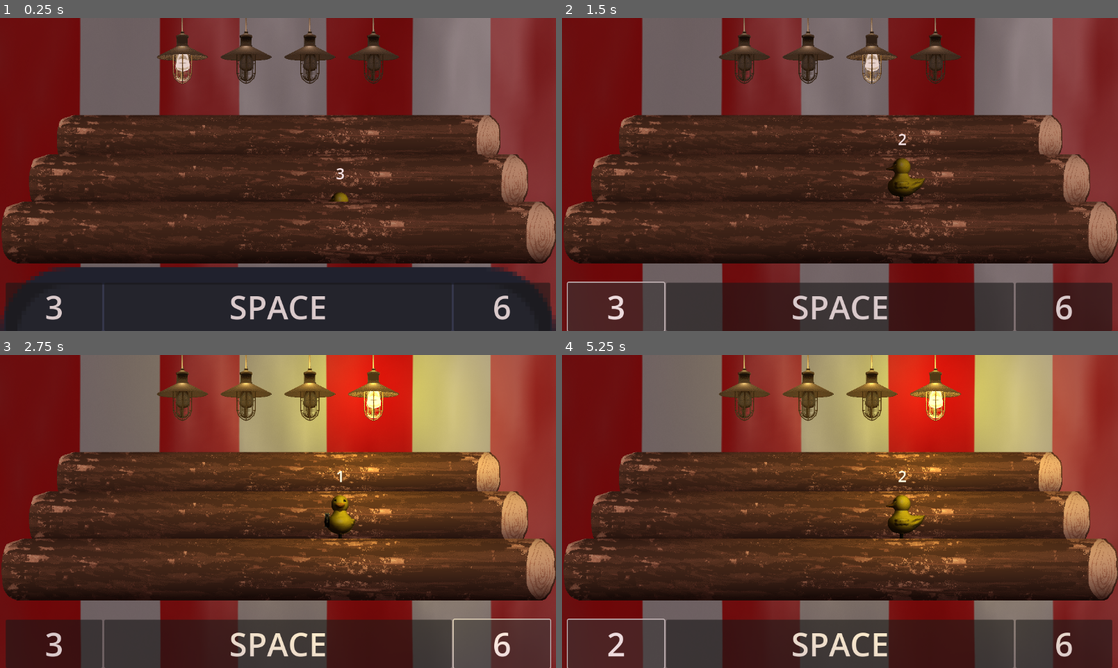
Above: before the commit, frames 1-4 (two rows, left to right).
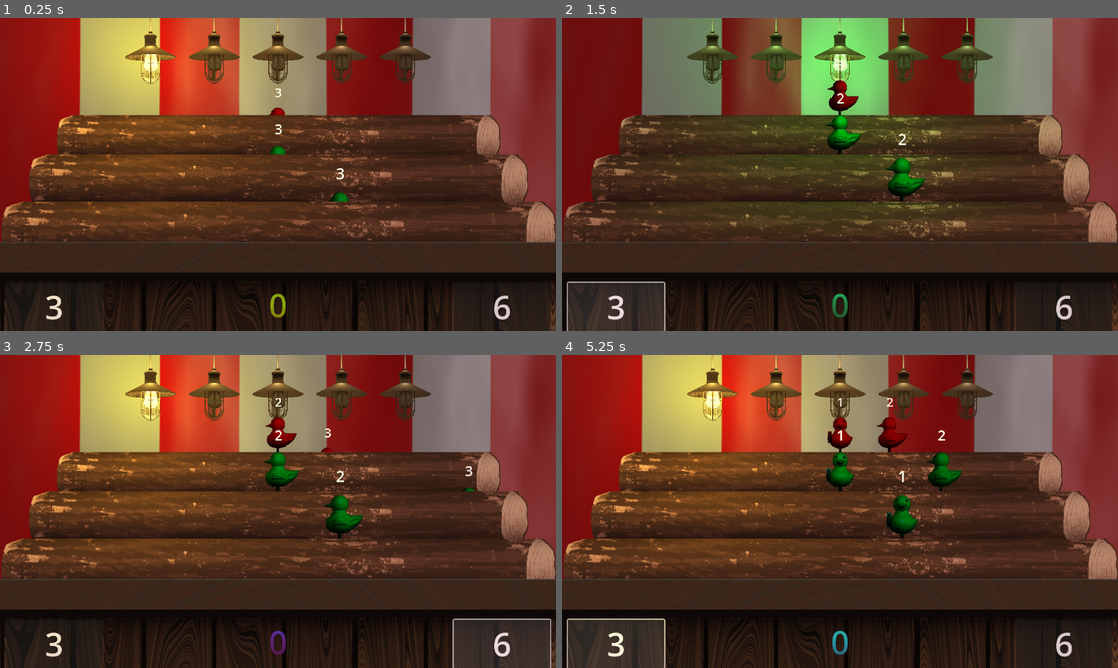
Above: after the commit, the same moments.

Repository: MmmGarlicFingers/ShootingGallery
Game: Godot game, scene res://Levels/debug.tscn
The game is run twice, just before and just after one commit, with the same random seed, the same clock (stepped at 60 frames per second) and the same inputs. The engine's default icon, where the game draws it, is replaced by a stand-in: a white triangle on a blue panel in a dark square.
Inputs (mouse positions are in pixels of both pictures, inside the frame that each line leads up to):
- Up to frame 1 (0.25 s): no input
- Up to frame 2 (1.5 s): click (840, 305) at 0.5 s, where only the run before the commit has a clickable "SPACE"; click "3" at 1.25 s
- Up to frame 3 (2.75 s): click "6" at 2 s
- Up to frame 4 (5.25 s): click "3" at 2.75 s; click (840, 642) at 3.5 s, where only the run before the commit has a clickable "SPACE"; click "2" (after the commit: "3") at 4.25 s; click "2" (after the commit: "3") at 5 s

The runs differ from the first frame. In frame 1, 46% of the frame differs, in the area x 0-100%, y 0-100%; in frame 2, 37%; in frame 3, 63%; in frame 4, 63%.

Commit message:
Many changes

Diff:
--- a/ShootingGallery/Levels/debug.tscn
+++ b/ShootingGallery/Levels/debug.tscn
@@ -1,39 +1,39 @@
 [gd_scene load_steps=7 format=3 uid="uid://dlsjo54gv3xcc"]
 
-[ext_resource type="Texture2D" uid="uid://crrmkvkf1xqqk" path="res://assets/circus_background_render.png" id="1_gorgo"]
 [ext_resource type="PackedScene" uid="uid://dg60odwhtjrho" path="res://Scenes/player.tscn" id="1_h1fl4"]
-[ext_resource type="Texture2D" uid="uid://dhirmwhww1jcj" path="res://assets/circus_background_normal.png" id="2_hytce"]
+[ext_resource type="Texture2D" uid="uid://crrmkvkf1xqqk" path="res://assets/circus_background_render.png" id="1_woek4"]
+[ext_resource type="Texture2D" uid="uid://dhirmwhww1jcj" path="res://assets/circus_background_normal.png" id="2_2ktor"]
 [ext_resource type="PackedScene" uid="uid://b5dk3wd4h1wn0" path="res://Scenes/Level Elements/beat.tscn" id="3_0q1tn"]
 [ext_resource type="PackedScene" uid="uid://dmhcpvkfajo2t" path="res://Scenes/Level Elements/row.tscn" id="3_dqpy7"]
 
-[sub_resource type="CanvasTexture" id="CanvasTexture_h2m6d"]
-diffuse_texture = ExtResource("1_gorgo")
-normal_texture = ExtResource("2_hytce")
+[sub_resource type="CanvasTexture" id="CanvasTexture_0rotx"]
+diffuse_texture = ExtResource("1_woek4")
+normal_texture = ExtResource("2_2ktor")
 
 [node name="Debug" type="Node2D"]
 
 [node name="Background" type="Sprite2D" parent="."]
 position = Vector2(-0.222167, 2.88486e-05)
 scale = Vector2(0.6, 0.6)
-texture = SubResource("CanvasTexture_h2m6d")
+texture = SubResource("CanvasTexture_0rotx")
 
 [node name="Beat" parent="." instance=ExtResource("3_0q1tn")]
-BPM = 80.0
-LIGHTS_BIN = "0101"
+BPM = 120.0
+LIGHTS_BIN = "YBGBR"
 
 [node name="Row3" parent="." instance=ExtResource("3_dqpy7")]
 position = Vector2(0, -72)
 scale = Vector2(0.8, 0.8)
-sequence = "001 10 102 0002 2 22"
+sequence = "RR GG YY 2Y"
 
 [node name="Row2" parent="." instance=ExtResource("3_dqpy7")]
 position = Vector2(0, 16)
 scale = Vector2(0.9, 0.9)
-sequence = "001 01010 01 002 22 22"
+sequence = "GG R Y Y"
 
 [node name="Row" parent="." instance=ExtResource("3_dqpy7")]
 position = Vector2(0, 120)
-sequence = "1 001 01 1 2 2 2 22"
+sequence = "G R Y 2R"
 
 [node name="Player" parent="." instance=ExtResource("1_h1fl4")]
 anchors_preset = 8
--- a/ShootingGallery/Scenes/Components/barrier_component.gd
+++ b/ShootingGallery/Scenes/Components/barrier_component.gd
@@ -5,7 +5,7 @@
 
 # Called when the node enters the scene tree for the first time.
 func _ready():
-	pass # Replace with function body.
+	$Sprite2D.position.y = 360
 
 func _duck():
 	anim_player.play("Duck")
--- a/ShootingGallery/Scenes/Components/barrier_component.tscn
+++ b/ShootingGallery/Scenes/Components/barrier_component.tscn
@@ -1,7 +1,7 @@
 [gd_scene load_steps=6 format=3 uid="uid://noma0in8bafj"]
 
-[ext_resource type="Texture2D" uid="uid://b8ngsd0hvq7vk" path="res://icon.svg" id="1_hxqhd"]
 [ext_resource type="Script" path="res://Scenes/Components/barrier_component.gd" id="1_yl52a"]
+[ext_resource type="Texture2D" uid="uid://dow1xno7djghp" path="res://assets/barrier.png" id="2_03akt"]
 
 [sub_resource type="Animation" id="Animation_fa600"]
 resource_name = "Duck"
@@ -16,7 +16,7 @@
 "times": PackedFloat32Array(0, 0.1),
 "transitions": PackedFloat32Array(1, 0.5),
 "update": 0,
-"values": [Vector2(0, 832), Vector2(0, 64)]
+"values": [Vector2(0, 360), Vector2(0, 64)]
 }
 tracks/1/type = "value"
 tracks/1/imported = false
@@ -68,9 +68,9 @@
 script = ExtResource("1_yl52a")
 
 [node name="Sprite2D" type="Sprite2D" parent="."]
+light_mask = 0
 position = Vector2(0, 448)
-scale = Vector2(9, 9)
-texture = ExtResource("1_hxqhd")
+texture = ExtResource("2_03akt")
 
 [node name="AnimationPlayer" type="AnimationPlayer" parent="Sprite2D"]
 libraries = {
--- a/ShootingGallery/Scenes/Components/hitbox_component.gd
+++ b/ShootingGallery/Scenes/Components/hitbox_component.gd
@@ -6,27 +6,16 @@
 
 @export var blocks_shots: bool = false
 
-var vulnerable = false
-
 signal hit
 signal suppressed
 
 func _ready():
-	SignalBus.connect("go", set_vulnerable)
-	SignalBus.connect("stop", set_not_vulnerable)
 	$ShotArea.blocks_shots = blocks_shots
 	remove_child(hitbox)
 	shot_area.add_child(hitbox)
 
 func on_hit():
-	if vulnerable:
-		hit.emit()
+	hit.emit()
 
 func on_suppressed():
 	suppressed.emit()
-
-func set_vulnerable():
-	vulnerable = true
-
-func set_not_vulnerable():
-	vulnerable = false
--- a/ShootingGallery/Scenes/Level Elements/beat.gd
+++ b/ShootingGallery/Scenes/Level Elements/beat.gd
@@ -1,12 +1,18 @@
 extends Control
 
 @export var BPM: float = 60
-@export var LIGHTS_BIN: String = "0001"
+@export var LIGHTS_BIN: String = "BBBB"
 var MAX_BEATS
 var timer
 var interval
 var lights = []
 var cur_light = 0
+var colours = {
+	"G": SignalBus.COLOURS.GREEN,
+	"R": SignalBus.COLOURS.RED,
+	"B": SignalBus.COLOURS.BLACK,
+	"Y": SignalBus.COLOURS.YELLOW
+}
 
 # Called when the node enters the scene tree for the first time.
 func _ready():
@@ -20,8 +26,7 @@
 
 	for i in MAX_BEATS:
 		lights.append(load("res://Scenes/Level Elements/light.tscn").instantiate())
-		if LIGHTS_BIN[i] == "1":
-			lights[i].shoot = true
+		lights[i].colour = colours[LIGHTS_BIN[i]]
 		light_box.add_child(lights[i])
 
 	lights[0].turn_on()
@@ -32,14 +37,12 @@
 
 func _on_timer_timeout():
 	SignalBus.beat.emit()
+	SignalBus.stop.emit()
 	lights[cur_light].turn_off()
 	cur_light += 1
 	if cur_light == MAX_BEATS:
 		cur_light = 0
 		SignalBus.new_cycle.emit()
 	lights[cur_light].turn_on()
-	if lights[cur_light].shoot:
-		SignalBus.go.emit()
-	else:
-		SignalBus.stop.emit()
+	SignalBus.go.emit(lights[cur_light].colour)
 	timer.start(interval)
--- a/ShootingGallery/Scenes/Level Elements/enemy_path.gd
+++ b/ShootingGallery/Scenes/Level Elements/enemy_path.gd
@@ -1,11 +1,6 @@
 extends PathFollow2D
 
 var speed = 100 #px per second
-var loops = true
 # Called every frame. 'delta' is the elapsed time since the previous frame.
 func _process(delta):
 	progress += speed * delta
-	if !loops:
-		if progress_ratio >= 0.97:
-			progress_ratio = 1.0
-			set_process(false)
--- a/ShootingGallery/Scenes/Level Elements/light.gd
+++ b/ShootingGallery/Scenes/Level Elements/light.gd
@@ -3,20 +3,24 @@
 @export var shoot: bool = false
 var image
 @onready var light = $PointLight2D
-
+var colours = {
+	SignalBus.COLOURS.BLACK : Color.BLACK,
+	SignalBus.COLOURS.YELLOW : Color.YELLOW,
+	SignalBus.COLOURS.GREEN : Color.GREEN,
+	SignalBus.COLOURS.RED : Color.RED,
+}
+var colour #To be compared to signal bus's COLOURS enum
 # Called when the node enters the scene tree for the first time.
 func _ready():
 	image = $TextureRect
+	light.color = colours[colour]
 
 
 
 func turn_on():
 	light.enabled = true
 	image.texture = preload("res://assets/light_on.png")
-	if shoot:
-		light.color = Color.YELLOW
-	else:
-		light.color = Color.BLACK
+
 
 func turn_off():
 	image.texture = preload("res://assets/light_off.png")
--- a/ShootingGallery/Scenes/Level Elements/row.gd
+++ b/ShootingGallery/Scenes/Level Elements/row.gd
@@ -1,37 +1,63 @@
 extends Node2D
 
-@export var sequence: String = "000"
+@export var sequence: String = "00"
 var cur_enemy = 0
 var spawner
+
+signal done
+
 # Called when the node enters the scene tree for the first time.
 func _ready():
 	SignalBus.connect("new_cycle", new_cycle)
 	new_cycle()
 
 func new_cycle():
-	choose_spawner()
+	if cur_enemy >= len(sequence):
+		if get_child_count() <= 0:
+			done.emit()
+	else:
+		var spawn_num = 0
+		var spawn_colour = null
+		while true:
+			match sequence[cur_enemy]: #Ghetto fallthrough
+				" ":
+					if get_num_enemies() < 1:
+						cur_enemy += 1
+						continue
+					else:
+						return
+				"2":
+					spawn_num = 2
+					cur_enemy += 1
+					continue
+				"Y":
+					spawn_colour = SignalBus.COLOURS.YELLOW
+				"G":
+					spawn_colour = SignalBus.COLOURS.GREEN
+				"R":
+					spawn_colour = SignalBus.COLOURS.RED
 
-	if cur_enemy >= len(sequence):
-		pass
-	else:
-		if sequence[cur_enemy] == " ":
-			if get_num_enemies() < 1:
-				cur_enemy += 1
-			else:
-				return
-		if sequence[cur_enemy] == "1":
-			spawner.spawn_enemy()
-		elif sequence[cur_enemy] == "2":
-			spawner.spawn_enemy()
+			if spawn_colour != null:
+				if spawn_num == 0:
+					spawn_num = 1
+				break
+
+		for i in range(spawn_num):
 			choose_spawner()
-			spawner.spawn_enemy()
-
+			spawner.spawn_enemy(spawn_colour)
 
 	cur_enemy += 1
 
 func choose_spawner():
-	var spawner_list = $Spawners.get_children()
-	spawner = spawner_list.pick_random()
+	while true: #This makes sure that two ducks won't be placed in the same static path
+		var spawner_list = $Spawners.get_children()
+		spawner = spawner_list.pick_random()
+		var dest_node = spawner.destination
+		if !spawner.path_loops and dest_node.get_child_count() > 1:
+			continue
+		else:
+			break
+
 
 func get_num_enemies():
 	var num = 0
--- a/ShootingGallery/Scenes/Level Elements/row.tscn
+++ b/ShootingGallery/Scenes/Level Elements/row.tscn
@@ -55,6 +55,20 @@
 path_loops = false
 dest_path = NodePath("../../Paths/Path2D3")
 
+[node name="Spawner4" parent="Spawners" instance=ExtResource("2_xuktr")]
+position = Vector2(448, 0)
+cycles = false
+spawn_interval = 3
+path_loops = false
+dest_path = NodePath("../../Paths/Path2D4")
+
+[node name="Spawner5" parent="Spawners" instance=ExtResource("2_xuktr")]
+position = Vector2(448, 0)
+cycles = false
+spawn_interval = 3
+path_loops = false
+dest_path = NodePath("../../Paths/Path2D5")
+
 [node name="Paths" type="Node2D" parent="."]
 
 [node name="Path2D" type="Path2D" parent="Paths"]
@@ -62,6 +76,14 @@
 
 [node name="Path2D2" type="Path2D" parent="Paths"]
 curve = SubResource("Curve2D_iuxiy")
+
+[node name="Path2D5" type="Path2D" parent="Paths"]
+position = Vector2(-128, 0)
+curve = SubResource("Curve2D_1edx1")
+
+[node name="Path2D4" type="Path2D" parent="Paths"]
+position = Vector2(-256, 0)
+curve = SubResource("Curve2D_1edx1")
 
 [node name="Path2D3" type="Path2D" parent="Paths"]
 curve = SubResource("Curve2D_1edx1")
--- a/ShootingGallery/Scenes/Level Elements/spawner.gd
+++ b/ShootingGallery/Scenes/Level Elements/spawner.gd
@@ -16,12 +16,13 @@
 	if cycles:
 		beat -= 1
 		if beat == 0:
-			spawn_enemy()
+			spawn_enemy([SignalBus.COLOURS.YELLOW, SignalBus.COLOURS.GREEN].pick_random())
 			beat = spawn_interval
 
-func spawn_enemy():
+func spawn_enemy(colour):
 	var enemy_scene = load("./Scenes/enemy.tscn")
 	var enemy = enemy_scene.instantiate()
+	enemy.set_colour(colour)
 	var path = PathFollow2D.new()
 
 	destination.add_child(path)
@@ -30,7 +31,7 @@
 	path.rotation_degrees = 0
 	path.set_process(true)
 	if !path_loops:
-		path.loops = false
+		path.loop = false
 
 	path.add_child(enemy)
 	return enemy
--- /dev/null
+++ b/ShootingGallery/Scenes/UI/score_ui.gd
@@ -0,0 +1,13 @@
+extends RichTextLabel
+var score = 0
+
+func _ready():
+	SignalBus.connect("score_add", add_score)
+
+func add_score(amount):
+	score += amount
+	update()
+
+func update():
+	text = "[center]" + str(score)
+	$AnimationPlayer.play("score")
--- a/ShootingGallery/Scenes/enemy.gd
+++ b/ShootingGallery/Scenes/enemy.gd
@@ -2,6 +2,8 @@
 
 var health
 var gun
+var vulnerable = false
+var colour #To be compared to signal bus's COLOURS enum
 
 # Called when the node enters the scene tree for the first time.
 func _ready():
@@ -9,18 +11,23 @@
 	gun = $ShootComponent
 
 	SignalBus.connect("go", shoot_countdown)
+	SignalBus.connect("stop", set_vulnerable_false)
 
-func shoot_countdown():
-	gun.countdown()
+func shoot_countdown(light_colour):
+	if light_colour == colour:
+		gun.countdown()
+		vulnerable = true
 	if gun.count == 1:
 		$Sprite2D.texture = load("res://Scenes/textures/duck.tres")
 
 
 func _on_hitbox_component_hit():
-	health.damage(1)
+	if vulnerable:
+		health.damage(1)
 
 
 func _on_health_component_dead():
+	SignalBus.score_add.emit(100)
 	get_parent().queue_free()
 	queue_free()
 
@@ -34,9 +41,26 @@
 
 func _on_hitbox_component_suppressed():
 	gun.reset()
+	$Sprite2D.texture = load("res://Scenes/textures/duck_side.tres")
 	pass
 
 
 func _on_shoot_effect_timer_timeout():
 	$Sprite2D.texture = load("res://Scenes/textures/duck_side.tres")
 	$PointLight2D.enabled = false
+
+func set_vulnerable_true():
+	vulnerable = true
+
+func set_vulnerable_false():
+	vulnerable = false
+
+func set_colour(new_colour): #Must take in a Signal Bus COLOURS
+	colour = new_colour
+	match colour:
+		SignalBus.COLOURS.GREEN:
+			$Sprite2D.material = preload("res://Shaders/green.tres")
+		SignalBus.COLOURS.RED:
+			$Sprite2D.material = preload("res://Shaders/red.tres")
+		SignalBus.COLOURS.YELLOW:
+			$Sprite2D.material = null
--- a/ShootingGallery/Scenes/enemy.tscn
+++ b/ShootingGallery/Scenes/enemy.tscn
@@ -1,10 +1,12 @@
-[gd_scene load_steps=9 format=3 uid="uid://cniak7ddufyh5"]
+[gd_scene load_steps=10 format=3 uid="uid://cniak7ddufyh5"]
 
 [ext_resource type="Script" path="res://Scenes/enemy.gd" id="1_263cq"]
 [ext_resource type="Texture2D" uid="uid://bpjtwe114q64w" path="res://Scenes/textures/duck_side.tres" id="2_jdc1e"]
 [ext_resource type="PackedScene" uid="uid://d21a4cau1jn46" path="res://Scenes/Components/hitbox_component.tscn" id="3_ebv3y"]
 [ext_resource type="PackedScene" uid="uid://c1hq7x2xqu7i6" path="res://Scenes/Components/health_component.tscn" id="4_gc06g"]
 [ext_resource type="PackedScene" uid="uid://clbckg5q03igq" path="res://Scenes/Components/shoot_component.tscn" id="5_ybuxu"]
+
+[sub_resource type="ShaderMaterial" id="ShaderMaterial_y11r5"]
 
 [sub_resource type="RectangleShape2D" id="RectangleShape2D_3yl8q"]
 size = Vector2(85, 87)
@@ -20,6 +22,7 @@
 fill_to = Vector2(1, 1)
 
 [node name="Enemy" type="Node2D"]
+material = SubResource("ShaderMaterial_y11r5")
 script = ExtResource("1_263cq")
 
 [node name="Sprite2D" type="Sprite2D" parent="."]
@@ -45,7 +48,7 @@
 color = Color(0.839216, 0.835294, 0, 1)
 energy = 6.03
 texture = SubResource("GradientTexture2D_j78y7")
-height = 45.0
+height = 1000.0
 
 [node name="ShootEffectTimer" type="Timer" parent="."]
 one_shot = true
--- a/ShootingGallery/Scenes/gun.gd
+++ b/ShootingGallery/Scenes/gun.gd
@@ -2,6 +2,8 @@
 
 @onready var ammo = $AmmoComponent
 @onready var trigger = $TriggerComponent
+var reloading = false
+var ducking = false
 
 signal update_ammo(ammo)
 
@@ -11,16 +13,21 @@
 	update_ammo.emit(ammo.ammo)
 
 func _on_trigger_component_pulled():
-	if ammo.spend_ammo():
+	if ammo.spend_ammo() and !reloading and !ducking:
 		var bullet = bullet_scene.instantiate()
 		add_child(bullet)
 		update_ammo.emit(ammo.ammo)
 
-
-
 func _on_trigger_component_reload():
+	reloading = true
 	ammo.reload()
 
+func _on_ammo_component_reloaded():
+	reloading = false
+	update_ammo.emit(ammo.ammo)
 
-func _on_ammo_component_reloaded():
-	update_ammo.emit(ammo.ammo)
+func _on_duck():
+	ducking = true
+
+func _on_unduck():
+	ducking = false
--- a/ShootingGallery/Scenes/gun.tscn
+++ b/ShootingGallery/Scenes/gun.tscn
@@ -8,6 +8,7 @@
 script = ExtResource("1_omo6i")
 
 [node name="AmmoComponent" parent="." instance=ExtResource("1_sumqm")]
+RELOAD_TIME = 1.0
 
 [node name="TriggerComponent" parent="." instance=ExtResource("2_qgicd")]
 
--- a/ShootingGallery/Scenes/player.tscn
+++ b/ShootingGallery/Scenes/player.tscn
@@ -1,10 +1,12 @@
-[gd_scene load_steps=9 format=3 uid="uid://dg60odwhtjrho"]
+[gd_scene load_steps=15 format=3 uid="uid://dg60odwhtjrho"]
 
 [ext_resource type="PackedScene" uid="uid://c1hq7x2xqu7i6" path="res://Scenes/Components/health_component.tscn" id="1_a643g"]
 [ext_resource type="Script" path="res://Scenes/player.gd" id="1_ahpx1"]
 [ext_resource type="Script" path="res://Scenes/UI/ammo_ui.gd" id="2_iook3"]
 [ext_resource type="PackedScene" uid="uid://bc1eenrd8jhyj" path="res://Scenes/gun.tscn" id="3_a1yc5"]
 [ext_resource type="Script" path="res://Scenes/UI/health_ui.gd" id="3_w4v3h"]
+[ext_resource type="Script" path="res://Scenes/UI/score_ui.gd" id="4_6jcvl"]
+[ext_resource type="Shader" path="res://Shaders/score.gdshader" id="4_ji4ih"]
 [ext_resource type="PackedScene" uid="uid://noma0in8bafj" path="res://Scenes/Components/barrier_component.tscn" id="5_vrr04"]
 
 [sub_resource type="InputEventKey" id="InputEventKey_unifh"]
@@ -14,6 +16,94 @@
 
 [sub_resource type="Shortcut" id="Shortcut_4xb1q"]
 events = [SubResource("InputEventKey_unifh")]
+
+[sub_resource type="ShaderMaterial" id="ShaderMaterial_blijq"]
+shader = ExtResource("4_ji4ih")
+
+[sub_resource type="Animation" id="Animation_cudjd"]
+length = 0.001
+tracks/0/type = "value"
+tracks/0/imported = false
+tracks/0/enabled = true
+tracks/0/path = NodePath("ColorRect:color")
+tracks/0/interp = 1
+tracks/0/loop_wrap = true
+tracks/0/keys = {
+"times": PackedFloat32Array(0),
+"transitions": PackedFloat32Array(1),
+"update": 0,
+"values": [Color(0, 0, 0, 0.34902)]
+}
+tracks/1/type = "value"
+tracks/1/imported = false
+tracks/1/enabled = true
+tracks/1/path = NodePath("ColorRect:position")
+tracks/1/interp = 1
+tracks/1/loop_wrap = true
+tracks/1/keys = {
+"times": PackedFloat32Array(0),
+"transitions": PackedFloat32Array(1),
+"update": 0,
+"values": [Vector2(0, 0)]
+}
+tracks/2/type = "value"
+tracks/2/imported = false
+tracks/2/enabled = true
+tracks/2/path = NodePath("ColorRect:rotation")
+tracks/2/interp = 1
+tracks/2/loop_wrap = true
+tracks/2/keys = {
+"times": PackedFloat32Array(0),
+"transitions": PackedFloat32Array(1),
+"update": 0,
+"values": [0.0]
+}
+
+[sub_resource type="Animation" id="Animation_i4aru"]
+resource_name = "score"
+length = 0.4
+tracks/0/type = "value"
+tracks/0/imported = false
+tracks/0/enabled = true
+tracks/0/path = NodePath("ColorRect:color")
+tracks/0/interp = 1
+tracks/0/loop_wrap = true
+tracks/0/keys = {
+"times": PackedFloat32Array(0, 0.2, 0.4),
+"transitions": PackedFloat32Array(1, 1, 1),
+"update": 0,
+"values": [Color(0, 0, 0, 0.34902), Color(0, 0, 0, 0.615686), Color(0, 0, 0, 0.34902)]
+}
+tracks/1/type = "value"
+tracks/1/imported = false
+tracks/1/enabled = true
+tracks/1/path = NodePath("ColorRect:position")
+tracks/1/interp = 1
+tracks/1/loop_wrap = true
+tracks/1/keys = {
+"times": PackedFloat32Array(0.2),
+"transitions": PackedFloat32Array(1),
+"update": 0,
+"values": [Vector2(0, 0)]
+}
+tracks/2/type = "value"
+tracks/2/imported = false
+tracks/2/enabled = true
+tracks/2/path = NodePath("ColorRect:rotation")
+tracks/2/interp = 1
+tracks/2/loop_wrap = true
+tracks/2/keys = {
+"times": PackedFloat32Array(0.2),
+"transitions": PackedFloat32Array(1),
+"update": 0,
+"values": [0.0]
+}
+
+[sub_resource type="AnimationLibrary" id="AnimationLibrary_ilih6"]
+_data = {
+"RESET": SubResource("Animation_cudjd"),
+"score": SubResource("Animation_i4aru")
+}
 
 [node name="Player" type="Control"]
 layout_mode = 3
@@ -45,12 +135,27 @@
 text = "E"
 script = ExtResource("3_w4v3h")
 
-[node name="Duck" type="Button" parent="Footer"]
+[node name="ScoreUI" type="RichTextLabel" parent="Footer"]
+material = SubResource("ShaderMaterial_blijq")
 custom_minimum_size = Vector2(720, 100)
 layout_mode = 2
-theme_override_font_sizes/font_size = 67
-action_mode = 0
-text = "SPACE"
+theme_override_font_sizes/normal_font_size = 67
+bbcode_enabled = true
+text = "[center]0"
+script = ExtResource("4_6jcvl")
+
+[node name="AnimationPlayer" type="AnimationPlayer" parent="Footer/ScoreUI"]
+libraries = {
+"": SubResource("AnimationLibrary_ilih6")
+}
+
+[node name="ColorRect" type="ColorRect" parent="Footer/ScoreUI"]
+use_parent_material = true
+custom_minimum_size = Vector2(720, 100)
+layout_mode = 2
+offset_right = 720.0
+offset_bottom = 100.0
+color = Color(0, 0, 0, 0.34902)
 
 [node name="AmmoUI" type="Button" parent="Footer"]
 custom_minimum_size = Vector2(200, 0)
@@ -67,9 +172,9 @@
 [node name="InvincibilityTimer" type="Timer" parent="."]
 
 [connection signal="duck" from="." to="BarrierComponent" method="_duck"]
+[connection signal="duck" from="." to="Gun" method="_on_duck"]
 [connection signal="unduck" from="." to="BarrierComponent" method="_unduck"]
-[connection signal="button_down" from="Footer/Duck" to="." method="_on_duck_button_down"]
-[connection signal="button_up" from="Footer/Duck" to="." method="_on_duck_button_up"]
+[connection signal="unduck" from="." to="Gun" method="_on_unduck"]
 [connection signal="damaged" from="HealthComponent" to="Footer/HealthUI" method="_on_health_component_damaged"]
 [connection signal="dead" from="HealthComponent" to="." method="die"]
 [connection signal="update_ammo" from="Gun" to="Footer/AmmoUI" method="_on_gun_update_ammo"]
--- a/ShootingGallery/Scripts/signal_bus.gd
+++ b/ShootingGallery/Scripts/signal_bus.gd
@@ -1,7 +1,11 @@
 extends Node
 
-signal go
+signal go(colour)
 signal stop
 signal beat
 signal enemy_shoot
 signal new_cycle
+
+enum COLOURS {BLACK, YELLOW, GREEN, RED}
+
+signal score_add(amount)
--- /dev/null
+++ b/ShootingGallery/Shaders/green.tres
@@ -0,0 +1,6 @@
+[gd_resource type="ShaderMaterial" load_steps=2 format=3 uid="uid://cgqsmrmn78qyr"]
+
+[ext_resource type="Shader" path="res://Shaders/set_green.gdshader" id="1_l5aed"]
+
+[resource]
+shader = ExtResource("1_l5aed")
--- /dev/null
+++ b/ShootingGallery/Shaders/red.tres
@@ -0,0 +1,14 @@
+[gd_resource type="ShaderMaterial" load_steps=2 format=3 uid="uid://m04svq83et2q"]
+
+[sub_resource type="Shader" id="Shader_wek5t"]
+code = "shader_type canvas_item;
+
+void fragment() {
+	// Called for every pixel the material is visible on.
+	COLOR.g = 0.0;
+	COLOR.b = 0.0;
+}
+"
+
+[resource]
+shader = SubResource("Shader_wek5t")
--- /dev/null
+++ b/ShootingGallery/Shaders/score.gdshader
@@ -0,0 +1,27 @@
+shader_type canvas_item;
+
+void vertex() {
+	// Called for every vertex the material is visible on.
+}
+
+void fragment() {
+	// Get the current pixel color
+    vec4 color = COLOR;
+
+
+    // Check if the pixel is white
+    if (color.a >= 0.7) {
+        // Change white pixels to blue
+        color.r = .9/ abs(sin(TIME));
+		color.g = abs(cos(TIME/2.0))/(UV.y*2.0);
+		color.b = abs(sin(TIME/4.0))/(UV.y*2.0);
+    }
+
+
+    // Output the modified color
+    COLOR = color;
+}
+
+void light() {
+	// Called for every pixel for every light affecting the CanvasItem.
+}
--- /dev/null
+++ b/ShootingGallery/Shaders/set_green.gdshader
@@ -0,0 +1,6 @@
+shader_type canvas_item;
+
+void fragment() {
+	// Called for every pixel the material is visible on.
+	COLOR.r = 0.0;
+}
Binary file added: ShootingGallery/assets/background.png
Not shown, added: ShootingGallery/assets/background.png.import
Binary file added: ShootingGallery/assets/barrier.png
Not shown, added: ShootingGallery/assets/barrier.png.import
Not shown, added: ShootingGallery/Scenes/Level Elements/row65D7.tmp
Not shown, added: ShootingGallery/Scenes/Level Elements/rowDF5A.tmp
Not shown, added: ShootingGallery/Scenes/Level Elements/rowF778.tmp
